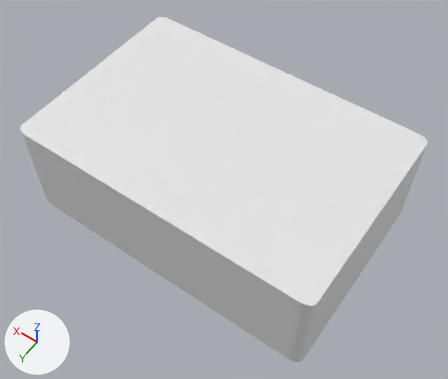
The Blender file box 1.blend: old version first, new version second.
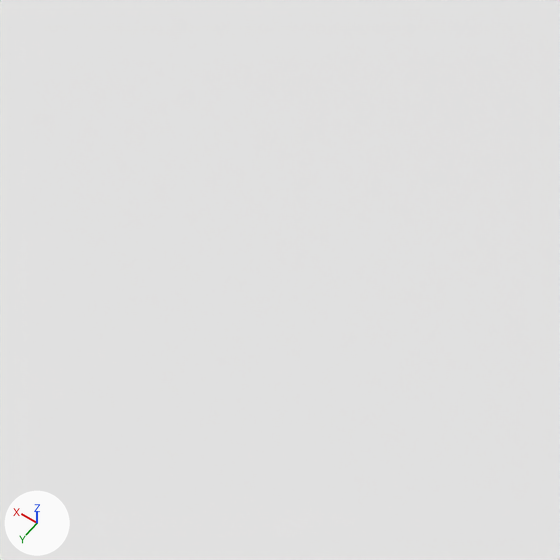
The first picture shows the older version from a 50 mm camera at (-56.4, 78.2, 129.1) aimed at (-2.4, 2.6, 10.2). The close-ups show both versions on the part from 53% to 72% of the width and 24% to 46% of the height of that picture; other places that the commit changed are outside them. Every picture has the same lights, and +X, +Y and +Z are marked at lower left. The close-ups show mesh edges as thin lines. The same objects are shown in both versions, whatever each file hides.

Names of what the first close-up shows: '1 - Box Top'.
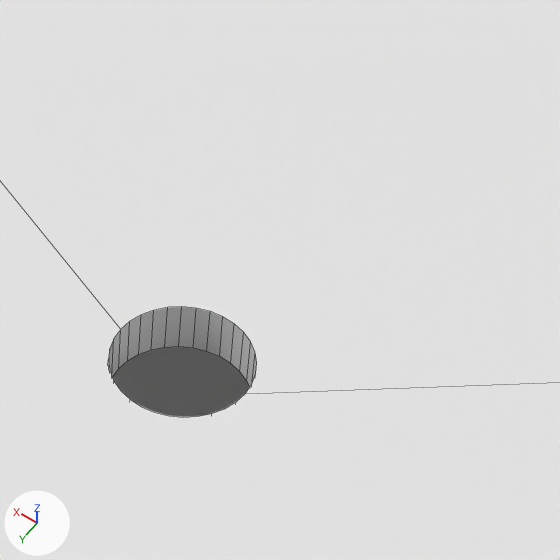
Changed parts and their boxes [x1, y1, x2, y2] in the close-ups (560 x 560 px):
'1 - Box Top', modifiers changed: [0, 0, 560, 560] in both
'1 - Box Bottom', unchanged, uncovered by the edit: after [113, 346, 249, 417]

What the commit changed:
Object '1 - Box Top' (ob_1___box_top) gains a BOOLEAN modifier named '布林.001'.
Modifier setting: object = ob_4___3p_out.
Modifier setting: solver = 'FLOAT'.
Object '1 - Box Top' (ob_1___box_top) gains a BOOLEAN modifier named '布林.002'.
Modifier setting: object = ob_5___button.
Modifier setting: solver = 'FLOAT'.
